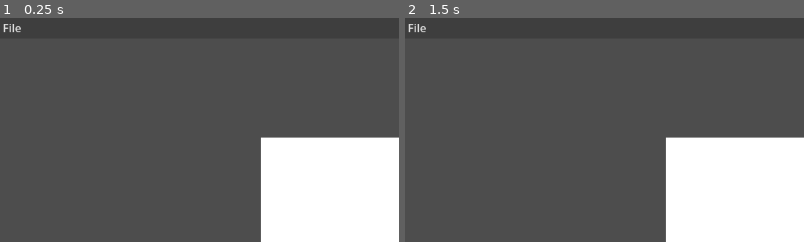
Above: before the commit, frames 1-2 (left to right).
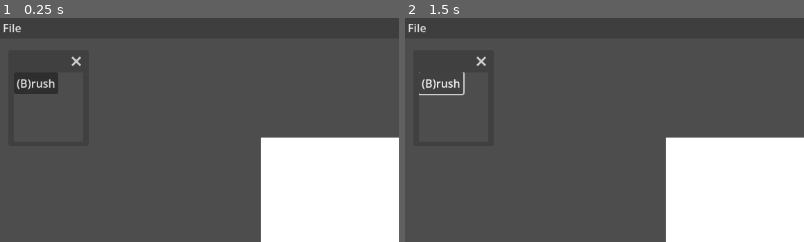
Above: after the commit, the same moments.

Repository: eatablekolas/PUNKimate
Game: Godot game, scene res://scenes/main.tscn
The game is run twice, just before and just after one commit, with the same random seed, the same clock (stepped at 60 frames per second) and the same inputs.
Inputs (mouse positions are % of the whole screen's width and height, from its top left):
- Up to frame 1 (0.25 s): no input
- Up to frame 2 (1.5 s): click (5, 15) at 0.5 s, where only the run after the commit has a clickable "(B)rush"; click (5, 15) at 1.25 s, where only the run after the commit has a clickable "(B)rush"
The pictures show only the part of the screen within x 0-50%, y 0-50%; the shares and areas given below are measured in that part.

The runs differ from the first frame. In frame 1, 1.0% of the frame differs, in the area x 3-21%, y 17-34%; in frame 2, 0.4%.

Commit message:
Added tool window

Diff:
--- a/scenes/interface.tscn
+++ b/scenes/interface.tscn
@@ -1,8 +1,9 @@
-[gd_scene load_steps=4 format=3 uid="uid://ba2hbn5aiqv6w"]
+[gd_scene load_steps=5 format=3 uid="uid://ba2hbn5aiqv6w"]
 
 [ext_resource type="Script" path="res://scripts/file.gd" id="1_2wjqt"]
 [ext_resource type="Script" path="res://scripts/interface.gd" id="1_mry0h"]
 [ext_resource type="Script" path="res://scripts/new_file_window.gd" id="2_o5p6j"]
+[ext_resource type="Script" path="res://scripts/tool_window.gd" id="4_1p8sq"]
 
 [node name="Interface" type="CanvasLayer"]
 script = ExtResource("1_mry0h")
@@ -37,8 +38,7 @@
 size = Vector2i(250, 150)
 visible = false
 transient = true
-exclusive = true
-popup_window = true
+always_on_top = true
 force_native = true
 min_size = Vector2i(250, 150)
 script = ExtResource("2_o5p6j")
@@ -116,8 +116,32 @@
 layout_mode = 2
 text = "Cancel"
 
+[node name="SubWindows" type="Control" parent="."]
+unique_name_in_owner = true
+layout_mode = 3
+anchors_preset = 0
+offset_right = 40.0
+offset_bottom = 40.0
+
+[node name="ToolWindow" type="Window" parent="SubWindows"]
+position = Vector2i(20, 80)
+visible = false
+transient = true
+unresizable = true
+always_on_top = true
+script = ExtResource("4_1p8sq")
+
+[node name="VBoxContainer" type="VBoxContainer" parent="SubWindows/ToolWindow"]
+offset_right = 40.0
+offset_bottom = 40.0
+
+[node name="Button" type="Button" parent="SubWindows/ToolWindow/VBoxContainer"]
+layout_mode = 2
+text = "(B)rush"
+
 [connection signal="id_pressed" from="ColorRect/MenuBar/File" to="ColorRect/MenuBar/File" method="_on_id_pressed"]
 [connection signal="close_requested" from="ColorRect/MenuBar/NewFileWindow" to="ColorRect/MenuBar/NewFileWindow" method="_on_close_requested"]
 [connection signal="resolution_chosen" from="ColorRect/MenuBar/NewFileWindow" to="." method="_on_resolution_chosen"]
 [connection signal="pressed" from="ColorRect/MenuBar/NewFileWindow/HBoxContainer/OK" to="ColorRect/MenuBar/NewFileWindow" method="_on_ok_pressed"]
 [connection signal="pressed" from="ColorRect/MenuBar/NewFileWindow/HBoxContainer/Cancel" to="ColorRect/MenuBar/NewFileWindow" method="_on_cancel_pressed"]
+[connection signal="close_requested" from="SubWindows/ToolWindow" to="SubWindows/ToolWindow" method="_on_close_requested"]
--- a/scripts/interface.gd
+++ b/scripts/interface.gd
@@ -4,3 +4,10 @@
 
 func _on_resolution_chosen(width: int, height: int):
 	resolution_chosen.emit(width, height)
+
+func _ready() -> void:
+	var base_position = DisplayServer.window_get_position()
+
+	for window: Window in %SubWindows.get_children():
+		window.position += base_position
+		window.show()
--- a/scripts/new_file_window.gd
+++ b/scripts/new_file_window.gd
@@ -4,7 +4,6 @@
 
 func _on_close_requested() -> void:
 	self.hide()
-
 
 func _on_ok_pressed() -> void:
 	var width: int = int(%Width.value)
--- /dev/null
+++ b/scripts/tool_window.gd
@@ -0,0 +1,20 @@
+extends Window
+
+@onready var min_x = self.position.x
+@onready var min_y = self.position.y
+
+func _on_close_requested() -> void:
+	self.hide()
+
+func _process(delta: float) -> void:
+	var game_window_size: Vector2 = self.owner.get_viewport().get_visible_rect().size
+	print(game_window_size, "\t", position)
+
+	if position.x < min_x:
+		position.x = min_x
+	if position.x > game_window_size.x - min_x:
+		position.x = game_window_size.x - min_x
+	if position.y < min_y:
+		position.y = min_y
+	if position.y > game_window_size.y - min_y:
+		position.y = game_window_size.y - min_y
